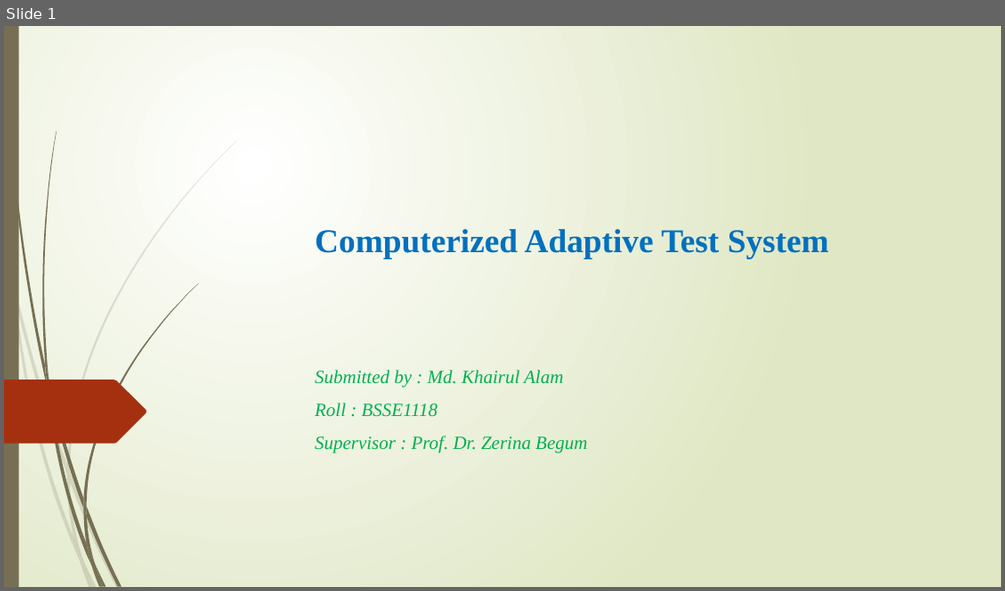
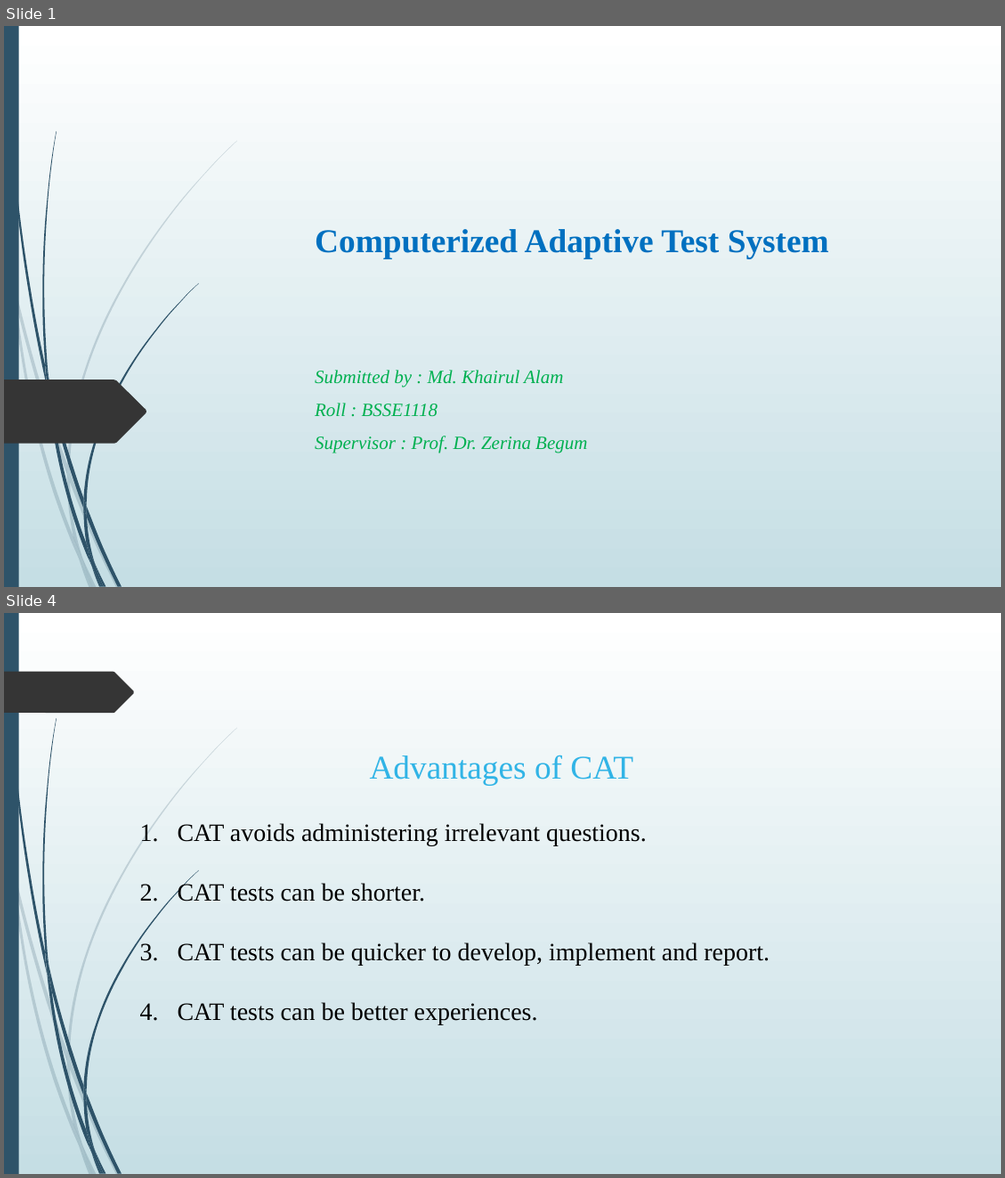
Before and after one commit to meKhairul/SPL---1, a slide deck: Computerized Adaptive Test System.pptx. Shown one above the other, each under a label of ours: slide 1 before the commit, slides 1 and 4 after it; the slides between them are not shown. The pictures are 1005x591 and 1005x1178 pixels, drawn with LibreOffice and Linux fonts; fonts in the diff are those of the drawing. Boxes give left, top, right and bottom in pixels: in the first picture for what was removed or moved away, otherwise in the second. Text is boxed around its words. In the diff, an @@ line names an element or a change of style, - is before the commit and + after.

```diff
--- a/Computerized Adaptive Test System.pptx
+++ b/Computerized Adaptive Test System.pptx
@@ slide 4 added at bbox=[4, 613, 1001, 1174], background gradient #FFFFFF to #C5DEE5; not listed: 23 template elements that a slide beside it also shows @@
@@ freeform shape added at bbox=[4, 672, 134, 713], fill #353535 @@
@@ text added at bbox=[178, 755, 769, 1025], 24 pt, text #000000 @@
+Advantages of CAT
+1. CAT avoids administering irrelevant questions.
+2. CAT tests can be shorter.
+3. CAT tests can be quicker to develop, implement and report.
+4. CAT tests can be better experiences.
@@ slide 1 changed as well @@
@@ background gradient #FFFFFF to #DFE8C4 to gradient #FFFFFF to #C5DEE5 @@
@@ freeform shape at bbox=[7, 26, 47, 386]: fill #766F54 to #2E5369; outline redrawn @@
@@ fill #766F54 to #2E5369 in 12 elements at bbox=[48, 379, 83, 508], bbox=[86, 506, 121, 586], bbox=[47, 383, 91, 566], bbox=[96, 564, 106, 587], bbox=[45, 362, 52, 403], bbox=[83, 283, 198, 506], bbox=[91, 566, 101, 587], bbox=[83, 508, 95, 564], bbox=[83, 498, 86, 516], bbox=[86, 543, 104, 586], bbox=[4, 26, 19, 587], bbox=[42, 131, 57, 379] @@
@@ freeform shape at bbox=[4, 379, 146, 443]: fill #A53010 to #353535 @@
@@ fill #766F54 at 20% opacity to #2E5369 at 20% opacity in 10 elements at bbox=[4, 237, 12, 288], bbox=[15, 284, 67, 474], bbox=[70, 472, 120, 587], bbox=[82, 557, 97, 587], bbox=[12, 288, 80, 560], bbox=[67, 474, 82, 557], bbox=[67, 141, 237, 472], bbox=[80, 560, 93, 587], bbox=[67, 464, 70, 483], bbox=[73, 537, 93, 587] @@
```
Also in this commit, not shown: 5 other slides changed, 6 other slides added, 1 slide removed.
